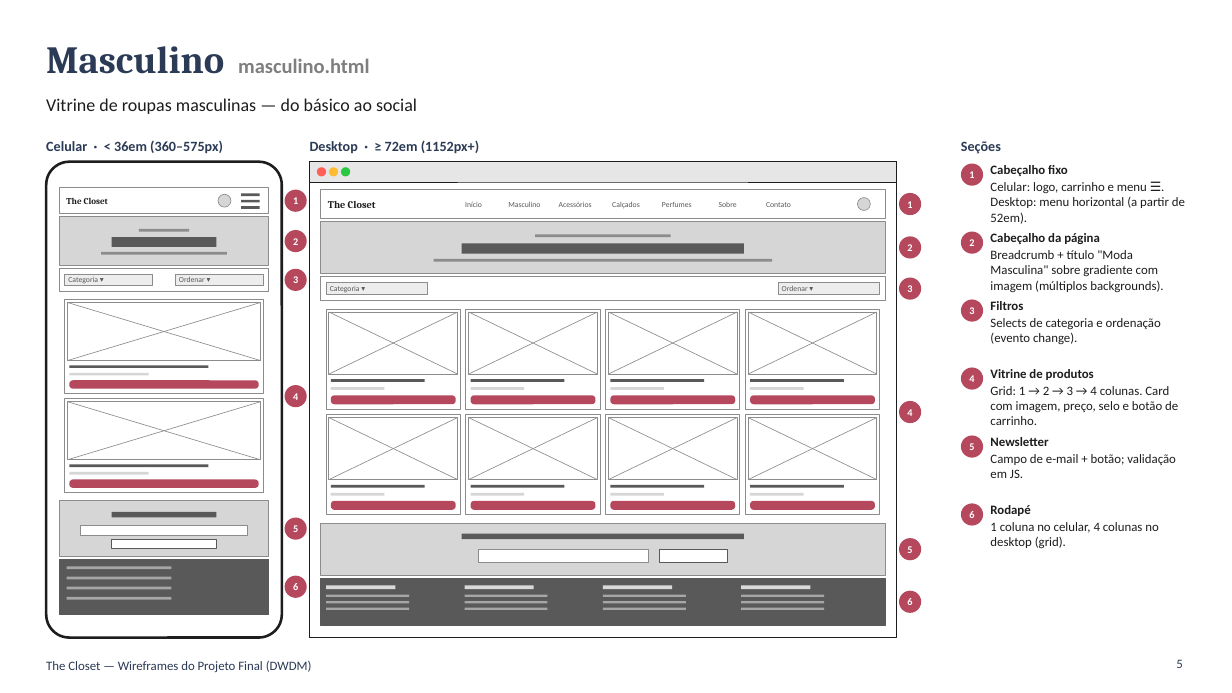
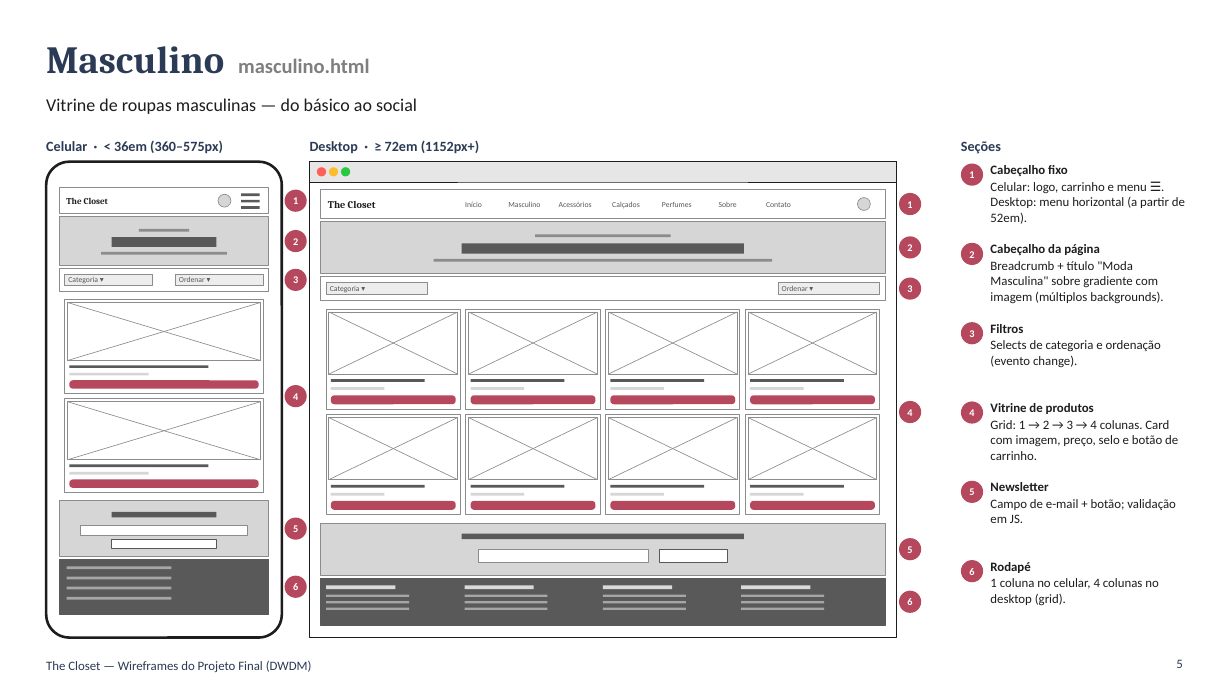
Before and after one commit to fabianomello38/Projeto-Desenvolvimento-Web, a slide deck: slide 5 of docs/Wireframes - The Closet.pptx. Drawn at 1232x693 pixels with LibreOffice and Linux fonts; fonts in the diff are those of the drawing. Boxes give left, top, right and bottom in pixels: in the first picture for what was removed or moved away, otherwise in the second. Text is boxed around its words. In the diff, an @@ line names an element or a change of style, - is before the commit and + after.

```diff
--- a/docs/Wireframes - The Closet.pptx
+++ b/docs/Wireframes - The Closet.pptx
@@ text "2" moved from (x1=969, y1=239, x2=974, y2=246) to (x1=969, y1=251, x2=974, y2=258) @@
@@ ellipse moved from (x1=961, y1=232, x2=983, y2=254) to (x1=961, y1=243, x2=983, y2=265) @@
@@ text "Cabeçalho da página" moved from (x1=990, y1=233, x2=1163, y2=292) to (x1=990, y1=244, x2=1163, y2=303) @@
@@ text "3" moved from (x1=969, y1=307, x2=974, y2=314) to (x1=969, y1=330, x2=974, y2=337) @@
@@ ellipse moved from (x1=961, y1=299, x2=983, y2=322) to (x1=961, y1=323, x2=983, y2=345) @@
@@ text "Filtros" moved from (x1=990, y1=301, x2=1161, y2=344) to (x1=990, y1=324, x2=1161, y2=367) @@
@@ text "4" moved from (x1=969, y1=375, x2=974, y2=382) to (x1=969, y1=409, x2=974, y2=416) @@
@@ ellipse moved from (x1=961, y1=368, x2=983, y2=390) to (x1=961, y1=401, x2=983, y2=423) @@
@@ text "Vitrine de produtos" moved from (x1=990, y1=369, x2=1178, y2=425) to (x1=990, y1=403, x2=1178, y2=460) @@
@@ text "Newsletter" moved from (x1=990, y1=437, x2=1176, y2=478) to (x1=990, y1=482, x2=1176, y2=523) @@
@@ text "5" moved from (x1=969, y1=443, x2=974, y2=450) to (x1=969, y1=488, x2=974, y2=495) @@
@@ ellipse moved from (x1=961, y1=435, x2=983, y2=457) to (x1=961, y1=481, x2=983, y2=503) @@
@@ text "6" moved from (x1=969, y1=511, x2=974, y2=518) to (x1=969, y1=568, x2=974, y2=575) @@
@@ ellipse moved from (x1=961, y1=504, x2=983, y2=526) to (x1=961, y1=560, x2=983, y2=582) @@
@@ text "Rodapé" moved from (x1=990, y1=505, x2=1158, y2=548) to (x1=990, y1=562, x2=1158, y2=605) @@
```
Also in this commit, not shown: 2 other slides changed, 1 slide added, 2 other files.
